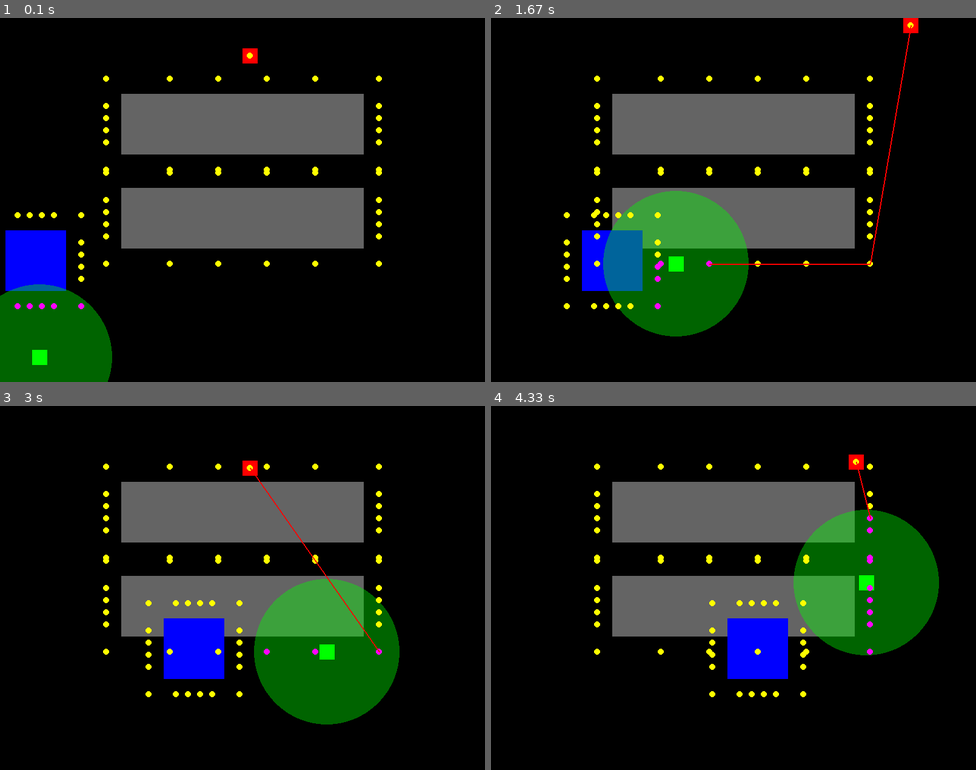
Above: before the commit, frames 1-4 (two rows, left to right).
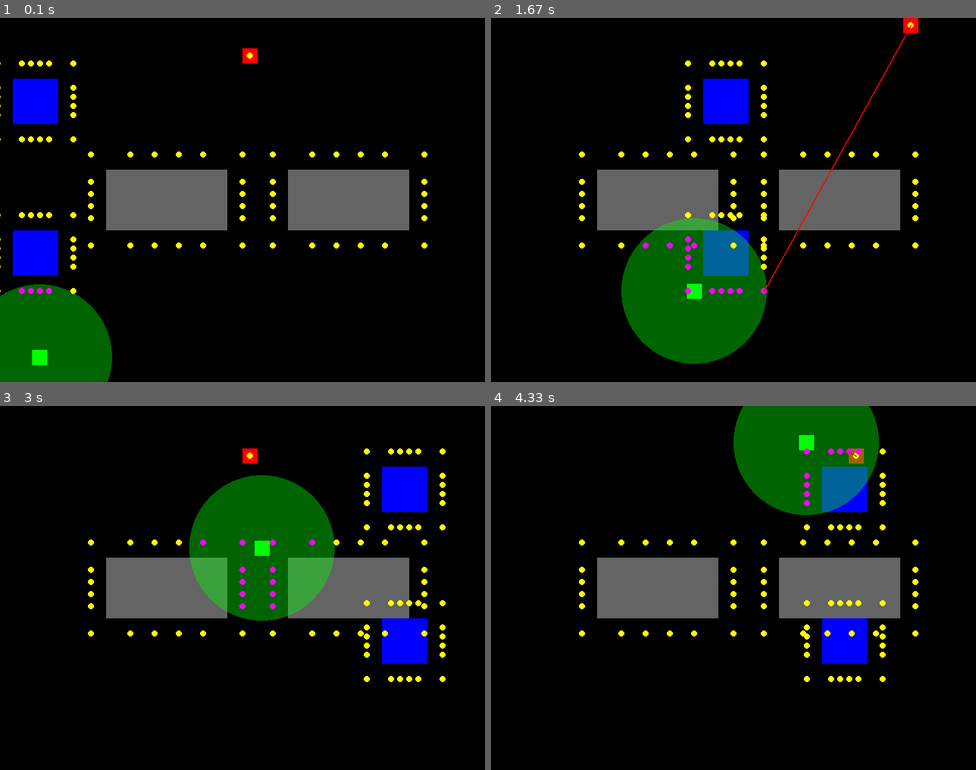
Above: after the commit, the same moments.

Repository: Iman1121/Dynamic-Pathfinding-Robot
Game: pygame game, started from Dynamic-Pathfinding-Robot-Demo-Ready 2024-12-04/pygameTest.py
Same seed, same stepped clock (60 frames per second), same inputs: the game is played once before the commit and once after it.
Inputs:
- Up to frame 1 (0.1 s): no input
- Up to frame 2 (1.67 s): hold D 0.33-0.8 s; hold W 0.83-1.13 s; hold D 1.17-1.63 s
- Up to frame 3 (3 s): hold A 1.67-2.2 s; hold S 2.23-2.53 s; hold A 2.57-2.97 s
- Up to frame 4 (4.33 s): hold W 3-3.37 s; hold D 3.4-4.03 s; hold S from 4.07 s (still down)

The runs differ from the first frame. In frame 1, 20% of the frame differs, in the area x 0-89%, y 11-80%; in frame 2, 25%; in frame 3, 31%; in frame 4, 31%, in the area x 18-93%, y 0-80%.

Commit message:
Add files via upload

Diff:
--- a/Dynamic-Pathfinding-Robot-Demo-Ready 2024-12-04/pygameTest.py
+++ b/Dynamic-Pathfinding-Robot-Demo-Ready 2024-12-04/pygameTest.py
@@ -6,7 +6,7 @@
 from helpers import *
 from agentClass import Agent, NPC
 
-screen_height, screen_width, obstacles, moving_agents = envLayout.getEnv(2, 7)
+screen_height, screen_width, obstacles, moving_agents = envLayout.getEnv(4, 7)
 
 # Initialize pygame
 pygame.init()
@@ -103,8 +103,9 @@
             path = checkPath
         elif totalDistance(checkPath) < totalDistance(path) and (checkPath[1] != path[1]):
             path = checkPath
-        elif not walker.traverse(path[-1], 5):
-            path.pop()
+        if path != []:
+            if not walker.traverse(path[-1], 5):
+                path.pop()
 
         # pygame.draw.line(screen, (255,255,255), (walker.x, walker.y), (path[-1].x, path[-1].y), 25)
     else:
